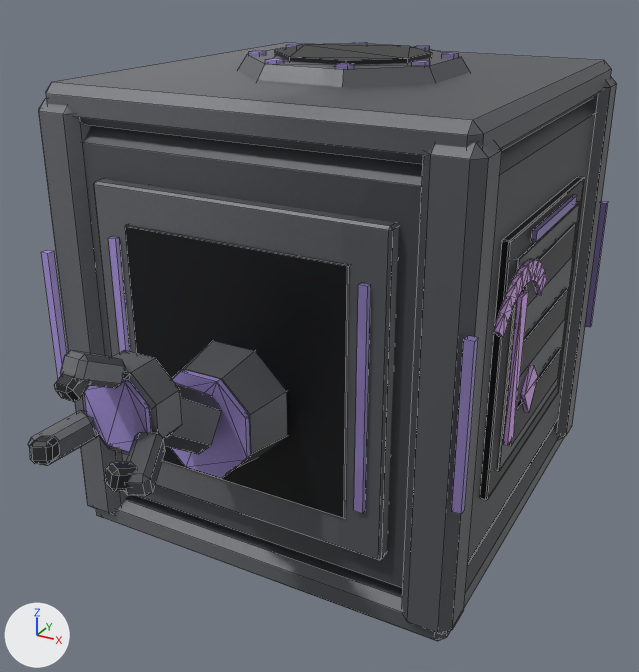
Two versions of the FBX model SpaceStation/Assets/_Project/Art/Models/Modules/SM_MiningDock.fbx, one commit apart.
One viewpoint serves both versions: a camera (50 mm lens) standing at (0.583, -1.016, 0.494) and looking at (0.028, -0.007, -0.011). Lighting does not change. The marker at lower left points along +X, +Y and +Z. The first picture is the older version. Mesh edges are drawn as thin lines. Where no turn or scale is listed for an object, it has been applied to the vertices. Vertices at exactly the same position are counted once.

In view in the first picture: 'Emblem_MiningDock_b', 'SMN_MiningDock'.
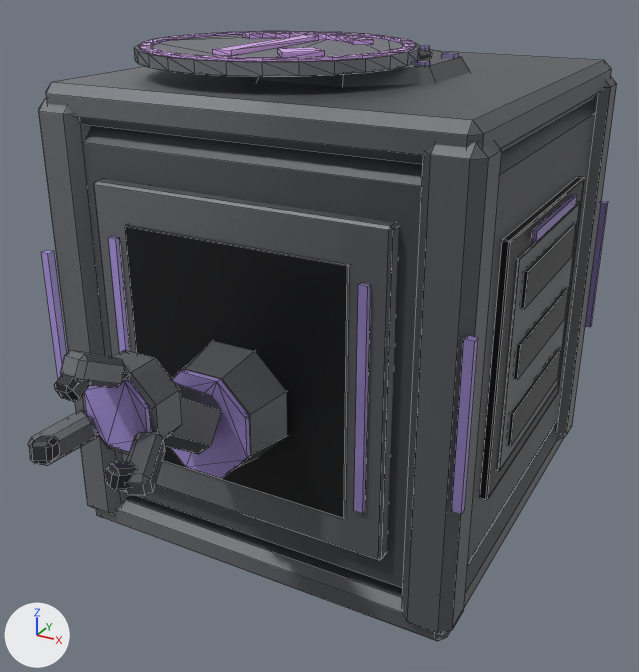
Changed parts and their boxes (x1, y1, x2, y2) in the pictures (639 x 672 px; the box of a moved part takes in the faces that stretch with it):
'Emblem_MiningDock', reshaped (not visible before): after (134, 31, 420, 76)
'Emblem_MiningDock_b', deleted (purple): before (494, 259, 547, 445)
part 1 of me_emblem_miningdock_004, added: after (134, 35, 420, 76)
part 2 of me_emblem_miningdock_004, moved or reshaped (not visible before): after (243, 32, 374, 45)
part 3 of me_emblem_miningdock_004, added (purple): after (213, 35, 319, 56)
part 4 of me_emblem_miningdock_004, moved or reshaped (not visible before): after (278, 47, 325, 57)
part 5 of me_emblem_miningdock_004, added (purple): after (139, 31, 416, 61)

The change in detail:
Material 'HullDark' (mat_hulldark) is new.
Its base color is (0.22, 0.23, 0.26) (grey #81848b).
Its metallic is 0.5.
me_emblem_miningdock_004 is used by ob_emblem_miningdock; location (0.0, 0.0, 0.0).
me_emblem_miningdock_004 had 60 vertices, 144 faces and spanned x -0.313..-0.307, y -0.109..0.1, z -0.105..0.142.
me_emblem_miningdock_004 now has 228 vertices, 588 faces and spans x -0.258..0.122, y -0.138..0.242, z 0.357..0.379.
me_emblem_miningdock_004 part 1: a new loose piece, a 28-sided cylinder along z spanning x -0.258..0.122, y -0.138..0.242, z 0.357..0.373, in mat_hulldark (grey #81848b).
me_emblem_miningdock_004 part 2: the loose piece of 44 vertices spanning x -0.313..-0.307, y -0.1..0.1, z 0.075..0.142 is multiplied about its middle by the matrix ((0.0, -1.06, 0.0), (0.0, 0.0, 1.06), (-1.06, 0.0, 0.0)), then moved by (0.242, 0.146, 0.267).
me_emblem_miningdock_004 part 3: a new loose piece, a box spanning x -0.0818..-0.0542, y -0.0802..0.1402, z 0.373..0.379, in mat_fx_fluorpurple (purple #e5b3ff).
me_emblem_miningdock_004 part 4: the loose piece of 8 vertices spanning x -0.313..-0.307, y -0.109..-0.047, z -0.1..-0.027 is multiplied about its middle by the matrix ((0.0, -1.06, 0.0), (0.0, 0.0, 1.06), (-1.06, 0.0, 0.0)), then moved by (0.325, 0.042, 0.439).
me_emblem_miningdock_004 part 5: a new loose piece of 112 vertices spanning x -0.252..0.116, y -0.132..0.236, z 0.373..0.376, in mat_fx_fluorpurple (purple #e5b3ff).
Other edits to the shape of me_emblem_miningdock_004 do not show in these pictures.
me_emblem_miningdock_004 gains material mat_hulldark (grey #81848b).
Object 'Emblem_MiningDock_b' (ob_emblem_miningdock_b) is deleted.
